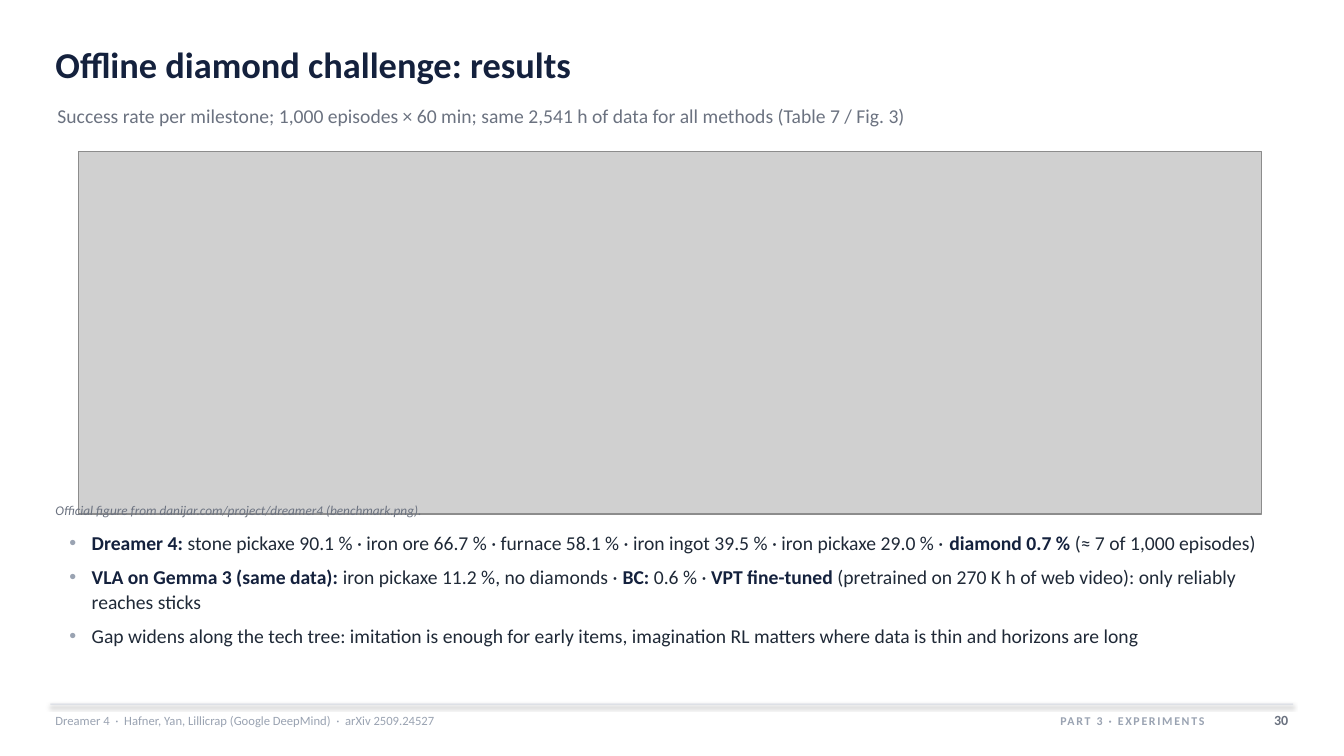
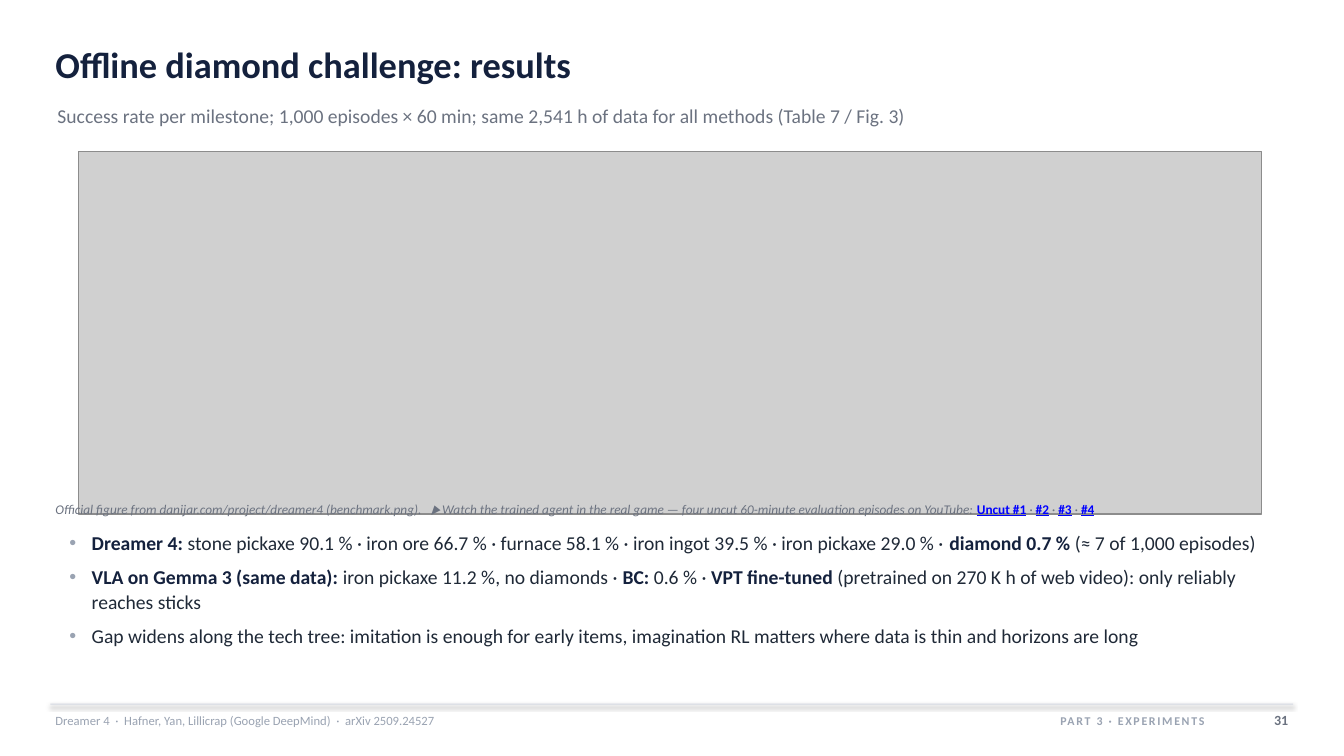
Before and after one commit to HarmannBitte/Dreamer-4, a slide deck: slide 31 of presentation/Dreamer4_Deep_Dive.pptx (slide 30 before the commit). Drawn at 1344x756 pixels with LibreOffice and Linux fonts; fonts in the diff are those of the drawing; grey boxes stand for pictures. Boxes give left, top, right and bottom in pixels: in the first picture for what was removed or moved away, otherwise in the second. Text is boxed around its words. In the diff, an @@ line names an element or a change of style, - is before the commit and + after.

```diff
--- a/presentation/Dreamer4_Deep_Dive.pptx
+++ b/presentation/Dreamer4_Deep_Dive.pptx
@@ text at (55, 503, 1094, 518): text changed @@
-Official figure from danijar.com/project/dreamer4 (benchmark.png).
+Official figure from danijar.com/project/dreamer4 (benchmark.png). ▶ Watch the trained agent in the real game — four uncut 60-minute evaluation episodes on YouTube: Uncut #1 · #2 · #3 · #4
@@ text at (1274, 716, 1288, 725): text changed @@
-30
+31
```
Also in this commit, not shown: 45 other slides changed, 1 slide added, 10 other files.
